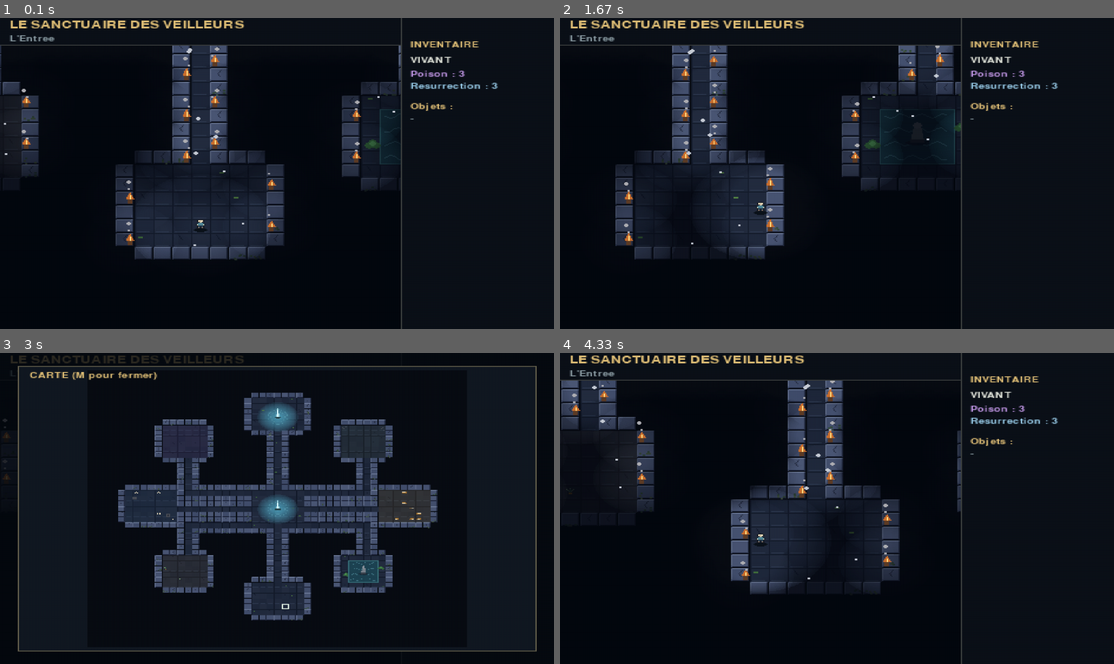
Above: before the commit, frames 1-4 (two rows, left to right).
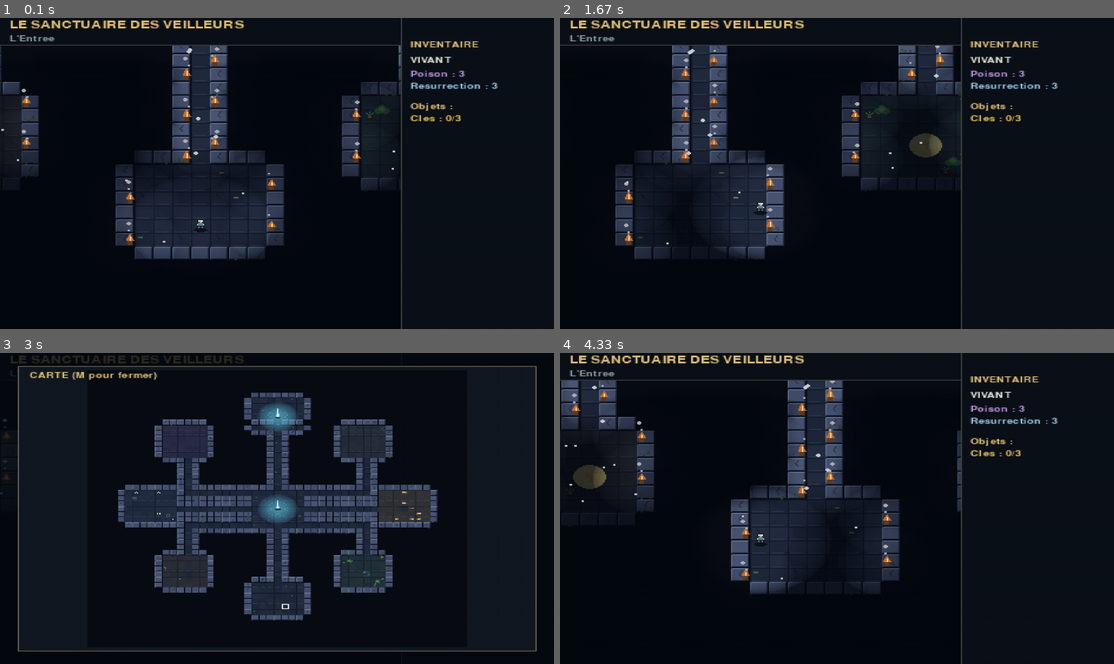
Above: after the commit, the same moments.

Repository: Eliaslhl/Game-Jam
Game: pygame game, started from main.py
Same seed, same stepped clock (60 frames per second), same inputs: the game is played once before the commit and once after it.
Inputs:
- Up to frame 1 (0.1 s): no input
- Up to frame 2 (1.67 s): hold Right 0.33-0.8 s; hold Up 0.83-1.13 s; hold Right 1.17-1.63 s
- Up to frame 3 (3 s): hold Left 1.67-2.2 s; hold Down 2.23-2.53 s; hold M 2.57-2.97 s; hold Left 2.57-2.97 s
- Up to frame 4 (4.33 s): hold R 3-3.4 s; hold Left 3-3.4 s; hold Left 3.43-3.83 s; hold Up 3.87-4.23 s; hold Right from 4.27 s (still down)

The runs differ from the first frame. In frame 1, 0.3% of the frame differs, in the area x 0-84%, y 25-74%; in frame 2, 0.7%, in the area x 11-84%, y 25-73%; in frame 3, 0.5%; in frame 4, 0.5%.

Commit message:
feat: add keys

Diff:
--- a/assets/maps/sanctuaire_radial.json
+++ b/assets/maps/sanctuaire_radial.json
@@ -15,7 +15,7 @@
     "######################...E...######################",
     "######################.......######################",
     "######################.......######################",
-    "######################.......######################",
+    "#########################D#########################",
     "##########......######.......#####......###########",
     "##########......#########.########......###########",
     "##########......#########.########......###########",
@@ -31,7 +31,7 @@
     "#####.......#.........Y..Y............#.......#####",
     "#####.......##########.......##########.......#####",
     "#####.......##########.......##########.......#####",
-    "#####.................Y.......................#####",
+    "#####.................Y...................K...#####",
     "#####.......##########.......##########.......#####",
     "#####.......##########.......##########.......#####",
     "#############.........................#############",
@@ -43,7 +43,7 @@
     "##########......#########.########......###########",
     "##########......#########.########......###########",
     "##########......#########.########......###########",
-    "##########......#########.########......###########",
+    "##########...K..#########.########...K..###########",
     "##########......#########.########......###########",
     "##########......######.......#####......###########",
     "######################.......######################",
--- a/systems/training_level.py
+++ b/systems/training_level.py
@@ -26,6 +26,9 @@
         self.spawn = self.data["spawn"]
         self.position = self.center(self.spawn)
         self.mode = GhostModeController(self.data["ghost_duration"])
+        self.keys_total = sum(row.count("K") for row in self.grid)
+        self.keys_collected = 0
+        self.collected_key_positions = set()
         self.won = False
         self.message = "P : devenez fantome pour traverser. P a nouveau pour redevenir humain."
         self.message_time = 6.0
@@ -55,6 +58,8 @@
             return False
         if tile == "Y":
             return ghost
+        if tile == "D":
+            return self.keys_collected >= self.keys_total
         return True
 
     def blocked(self, position):
@@ -108,6 +113,12 @@
                 if not self.blocked(candidate):
                     self.position.update(candidate)
 
+        cell = self.cell
+        if self.tile(*cell) == "K" and cell not in self.collected_key_positions:
+            self.collected_key_positions.add(cell)
+            self.keys_collected += 1
+            self.say(f"Cle trouvee ({self.keys_collected}/{self.keys_total}).")
+
         if not self.ghost and self.tile(*self.cell) == "E":
             self.won = True
             self.say("Sortie atteinte : le couloir est valide.")
--- a/views/map_theme.py
+++ b/views/map_theme.py
@@ -206,6 +206,11 @@
     wash_room(decor_surface, ROOM_RECTS["SW"], level, (90, 70, 40), 45)
     scatter_art_in_room(decor_surface, tiles.art, "plant", level, ROOM_RECTS["SW"], 0.15, 33)
 
+    wash_room(decor_surface, ROOM_RECTS["SE"], level, (45, 80, 45), 45)
+    scatter_art_in_room(decor_surface, tiles.art, "plant", level, ROOM_RECTS["SE"], 0.16, 44)
+    draw_bush(decor_surface, ROOM_RECTS["SE"].x + 18, ROOM_RECTS["SE"].y + 18)
+    draw_bush(decor_surface, ROOM_RECTS["SE"].right - 18, ROOM_RECTS["SE"].bottom - 18)
+
 
 def build_ghost_secrets(map_size):
     """Symboles spectraux, invisibles pour un vivant : le monde n'est pas le meme
--- a/views/simple_map_view.py
+++ b/views/simple_map_view.py
@@ -100,8 +100,9 @@
             for y in range(self.level.height)
             for x in range(self.level.width)
             for tile in [self.level.tile(x, y)]
-            if tile in "YE"
+            if tile in "YEKD"
         ]
+        self.key_glow = make_glow(14, (235, 196, 90), 130)
 
         self.title_surface = self.font.render("LE SANCTUAIRE DES VEILLEURS", True, GOLD)
         self.zone_labels = {
@@ -230,6 +231,24 @@
             elif tile == "E":
                 pygame.draw.rect(screen, (29, 55, 49), (px - 10, py - 14, 20, 25))
                 pygame.draw.rect(screen, (119, 232, 155), (px - 10, py - 14, 20, 25), 2, border_radius=8)
+            elif tile == "K":
+                if (x, y) in level.collected_key_positions:
+                    continue
+                bob = round(math.sin(self.elapsed * 3 + x * 1.7 + y * 2.3) * 2)
+                screen.blit(self.key_glow, (px - 14, py - 14 + bob), special_flags=pygame.BLEND_RGBA_ADD)
+                frame = self.tiles.art["key"]
+                screen.blit(frame, (px - frame.get_width() // 2, py - frame.get_height() // 2 + bob))
+            elif tile == "D":
+                locked = level.keys_collected < level.keys_total
+                rect = pygame.Rect(px - 8, py - 8, 16, 16)
+                if locked:
+                    pygame.draw.rect(screen, (74, 48, 34), rect.inflate(-1, -1))
+                    pygame.draw.rect(screen, (40, 26, 18), rect.inflate(-1, -1), 2)
+                    pygame.draw.line(screen, (40, 26, 18), (rect.centerx, rect.y + 2), (rect.centerx, rect.bottom - 2), 2)
+                    pygame.draw.circle(screen, (214, 178, 90), (rect.centerx, rect.centery), 2)
+                else:
+                    pygame.draw.rect(screen, (30, 46, 36), rect.inflate(-4, -1))
+                    pygame.draw.rect(screen, (140, 196, 150), rect.inflate(-4, -1), 1)
 
     def draw_player(self, screen, level, px, py):
         pygame.draw.ellipse(screen, (12, 19, 27), (px - 6, py + 2, 12, 5))
@@ -349,7 +368,7 @@
         y += 8
         self.label(screen, "Objets :", (x, y), GOLD, self.small)
         y += 14
-        self.label(screen, "-", (x, y), (139, 156, 163), self.small)
+        self.label(screen, f"Cles : {level.keys_collected}/{level.keys_total}", (x, y), (235, 196, 90), self.small)
 
     def draw_map(self, screen):
         box = pygame.Rect(15, 15, SIZE[0] - 30, SIZE[1] - 30)
